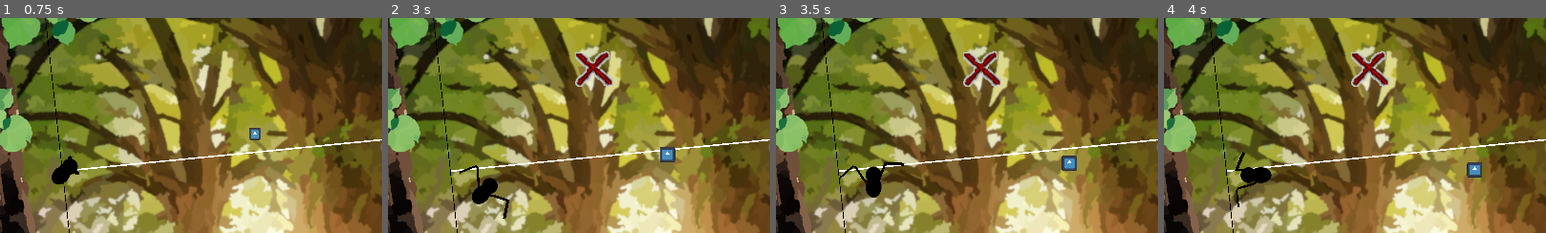
Above: before the commit, frames 1-4 (left to right).
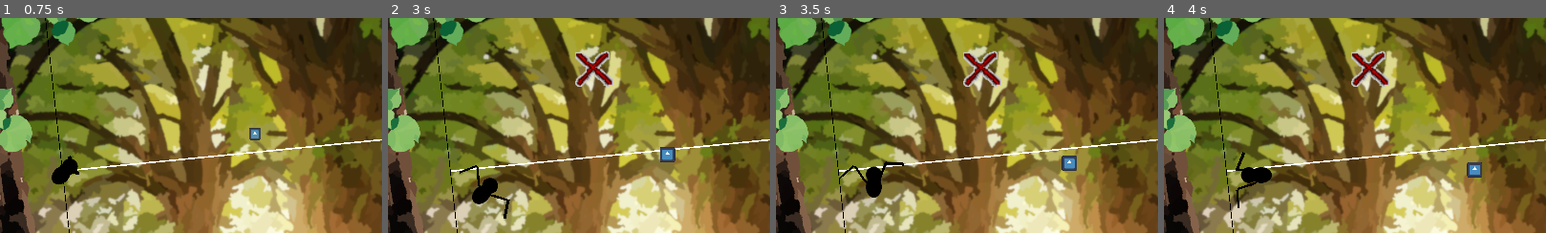
Above: after the commit, the same moments.

Repository: InRe-Dan/ld56
Game: Godot game, scene res://world/world.tscn
Same seed, same stepped clock (60 frames per second), same inputs: the game is played once before the commit and once after it. The engine's default icon, where the game draws it, is replaced by a stand-in: a white triangle on a blue panel in a dark square.
Inputs (mouse positions are % of the whole screen's width and height, from its top left):
- Up to frame 1 (0.75 s): tap Enter at 0.5 s; move the mouse to (72, 45) at 0.52 s; hold D (move_right) from 0.53 s (still down); click (72, 45) at 0.67 s
- Up to frame 2 (3 s): move the mouse to (30, 55) at 1.27 s; release D (move_right) at 1.28 s; hold S (move_down) 1.28-2.03 s; move the mouse to (60, 28) at 2.02 s; hold D (move_right) 2.03-2.78 s; move the mouse to (45, 70) at 2.77 s; hold W (move_up) from 2.78 s (still down); click (45, 70) at 2.92 s
- Up to frame 3 (3.5 s): keep holding W (move_up)
- Up to frame 4 (4 s): move the mouse to (80, 65) at 3.52 s; release W (move_up) at 3.53 s; hold A (move_left) from 3.53 s (still down)
The pictures show only the part of the screen within x 20-70%, y 17-67%; the shares and areas given below are measured in that part.

Frame 1 is identical in both runs. In frame 2, less than 0.1% of the frame differs, in the area x 20-65%, y 62-94%; in frame 3, less than 0.1%; in frame 4, less than 0.1%, in the area x 18-78%, y 60-89%.

Commit message:
Webs break when overstressed

Diff:
--- a/web/rigid_joint.tscn
+++ b/web/rigid_joint.tscn
@@ -8,6 +8,7 @@
 [node name="RigidJoint" type="RigidBody2D" node_paths=PackedStringArray("body")]
 collision_layer = 4
 collision_mask = 0
+linear_damp = 1.0
 script = ExtResource("1_0gjbj")
 body = NodePath(".")
 
--- a/web/web.gd
+++ b/web/web.gd
@@ -44,7 +44,12 @@
 
 	# Apply spring physics
 	var direction: Vector2 = point_a.global_position.direction_to(point_b.global_position)
-	var magnitude: float = point_a.position.distance_to(point_b.position) * stiffness
+	var distance : float = point_a.position.distance_to(point_b.position)
+	var magnitude: float = distance * stiffness
+
+	# Destroy web if overstretched
+	if distance > Global.web_length * 3:
+		destroy()
 
 	var spring_force: Vector2 = (direction * magnitude - damping * (point_a.velocity - point_b.velocity)) * delta
 	if point_a.body is RigidBody2D:
